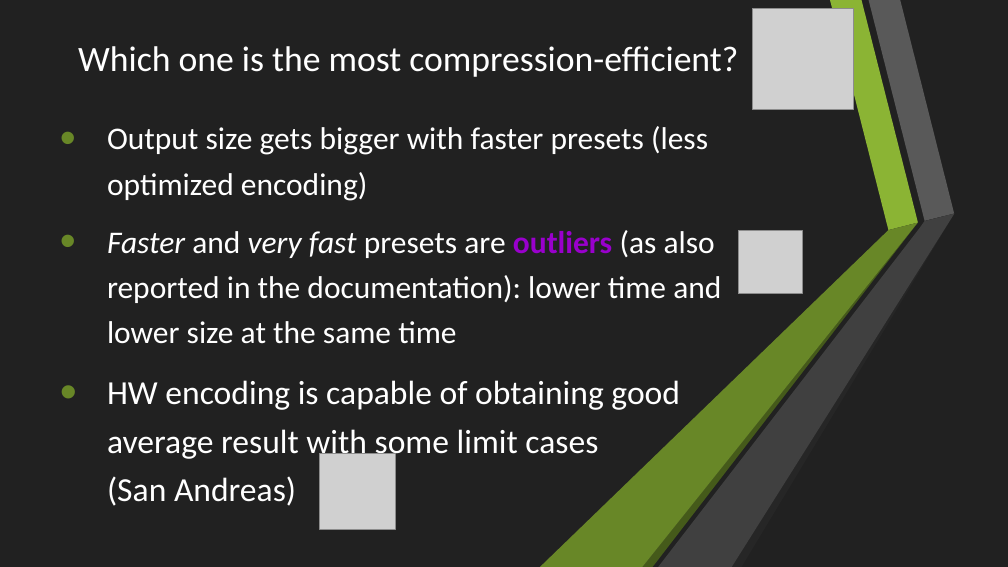
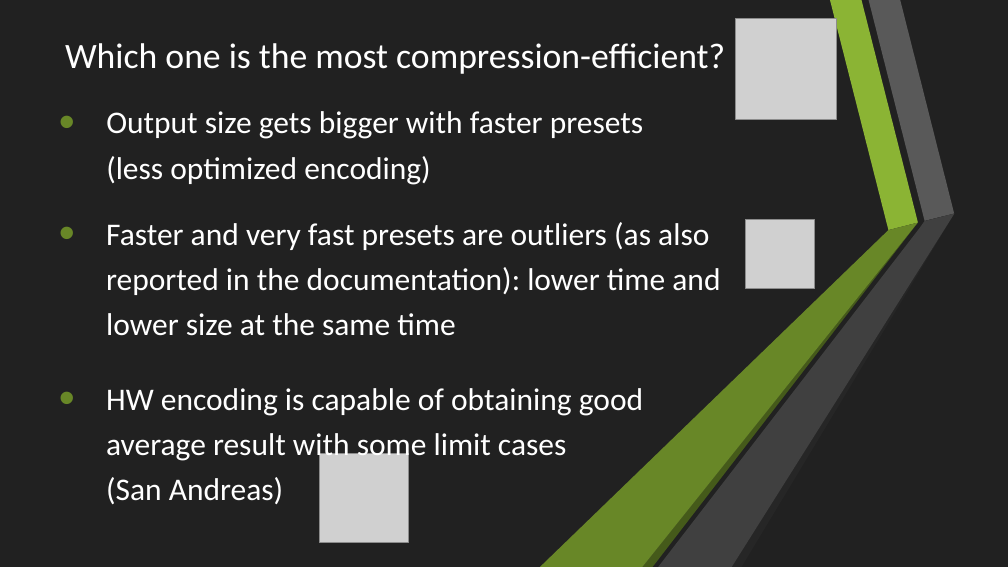
Before and after one commit to Rijndael99/encoding_bench, a slide deck: slide 18 of presentation.pptx. Drawn at 1008x567 pixels with LibreOffice and Linux fonts; fonts in the diff are those of the drawing; grey boxes stand for pictures. Boxes give left, top, right and bottom in pixels: in the first picture for what was removed or moved away, otherwise in the second. Text is boxed around its words. In the diff, an @@ line names an element or a change of style, - is before the commit and + after.

Commit message:
minor fixes

```diff
--- a/presentation.pptx
+++ b/presentation.pptx
@@ text "Which one is the most ...": place and size @@
-text "Which one is the most ..." at <box>78,46,738,77</box>
+text "Which one is the most ..." at <box>65,43,725,74</box>
@@ picture: place and size @@
-picture at <box>753,9,854,110</box>
+picture at <box>736,19,836,119</box>
@@ text "Output size gets bigger with ...": place and size @@
-text "Output size gets bigger with ..." at <box>107,126,721,506</box>
+text "Output size gets bigger with ..." at <box>106,111,643,185</box>
@@ text added at <box>106,222,720,336</box>, 30 pt, text #FFFFFF @@
+  • Faster and very fast presets are outliers (as also reported in the documentation): lower time and lower size at the same time
@@ text at <box>107,230,721,506</box>: paragraphs removed @@
-  • Faster and very fast presets are outliers (as also reported in the documentation): lower time and lower size at the same time
-  • HW encoding is capable of obtaining good average result with some limit cases (San Andreas)
@@ picture: place and size @@
-picture at <box>739,230,802,293</box>
+picture at <box>746,220,814,289</box>
@@ text added at <box>106,388,643,504</box>, 30 pt, text #FFFFFF @@
+  • HW encoding is capable of obtaining good average result with some limit cases (San Andreas)
@@ picture: place and size @@
-picture at <box>320,454,395,529</box>
+picture at <box>320,454,408,542</box>
```
Also in this commit, not shown: 6 other slides changed.
